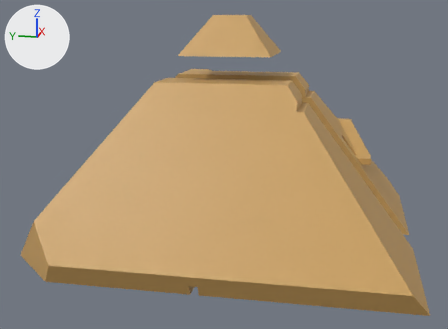
The Blender file Assets/Models/Structures/pyramid 3.blend as it was, and as the next commit left it.
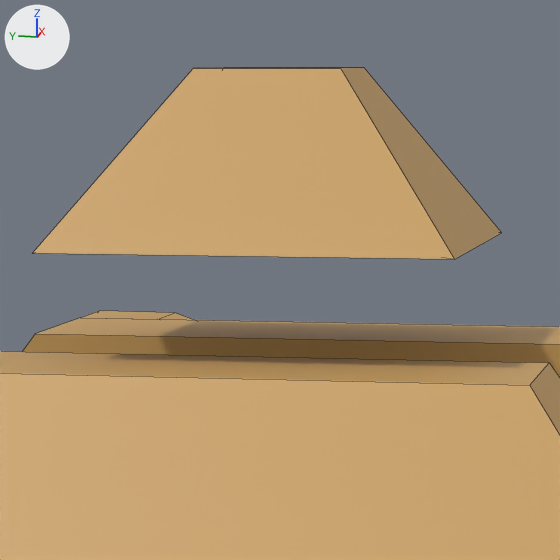
Each version appears first whole from a 50 mm camera at (-8.42, -1.56, 3.07) aimed at (-0.14, 0.09, 0.99), and next in a close-up on the part from 38% to 66% of the width and 0% to 38% of the height. Lighting does not change. The marker at upper left points along +X, +Y and +Z. The close-ups show mesh edges as thin lines.

In view in the first close-up: 'Pyramid'.
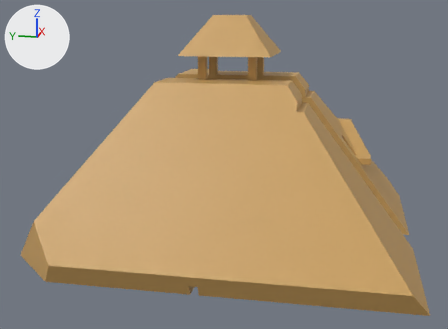
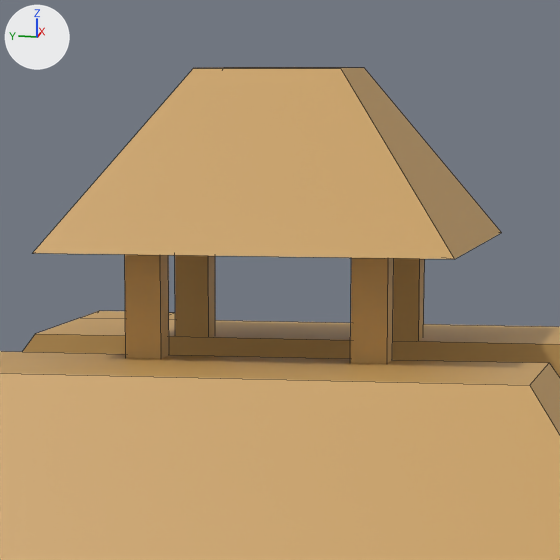
Commit message: Added cables to the pyramid

The change in detail:
me_plane_001 is used by ob_pyramid; location (0.0, 0.0, 0.0).
me_plane_001 had 104 vertices, 69 faces and spanned x -2.32..2.33, y -2.51..2.53, z -0.01..3.03.
me_plane_001 now has 136 vertices, 93 faces and spans x -2.32..2.33, y -2.51..2.53, z -0.01..3.03.
me_plane_001 part 1: a new loose piece, a box spanning x 0.28..0.39, y -0.38..-0.27, z 2.17..2.53, in mat_colour_palette___desaturated_png (picture img_colour_palette___desaturated_png).
me_plane_001 part 2: a new loose piece, a box spanning x 0.28..0.39, y 0.29..0.4, z 2.17..2.53, in mat_colour_palette___desaturated_png (picture img_colour_palette___desaturated_png).
me_plane_001 part 3: a new loose piece, a box spanning x -0.39..-0.28, y -0.38..-0.27, z 2.17..2.53, in mat_colour_palette___desaturated_png (picture img_colour_palette___desaturated_png).
me_plane_001 part 4: a new loose piece, a box spanning x -0.39..-0.28, y 0.29..0.4, z 2.17..2.53, in mat_colour_palette___desaturated_png (picture img_colour_palette___desaturated_png).

Pixel boxes (x1, y1, x2, y2) of what changed, in the close-ups (560 x 560 px):
part 1 of me_plane_001, added (brown)
    after: (393, 258, 425, 341)
part 2 of me_plane_001, added (brown)
    after: (175, 255, 215, 337)
part 3 of me_plane_001, added (brown)
    after: (351, 258, 394, 364)
part 4 of me_plane_001, added (brown)
    after: (125, 255, 169, 359)
